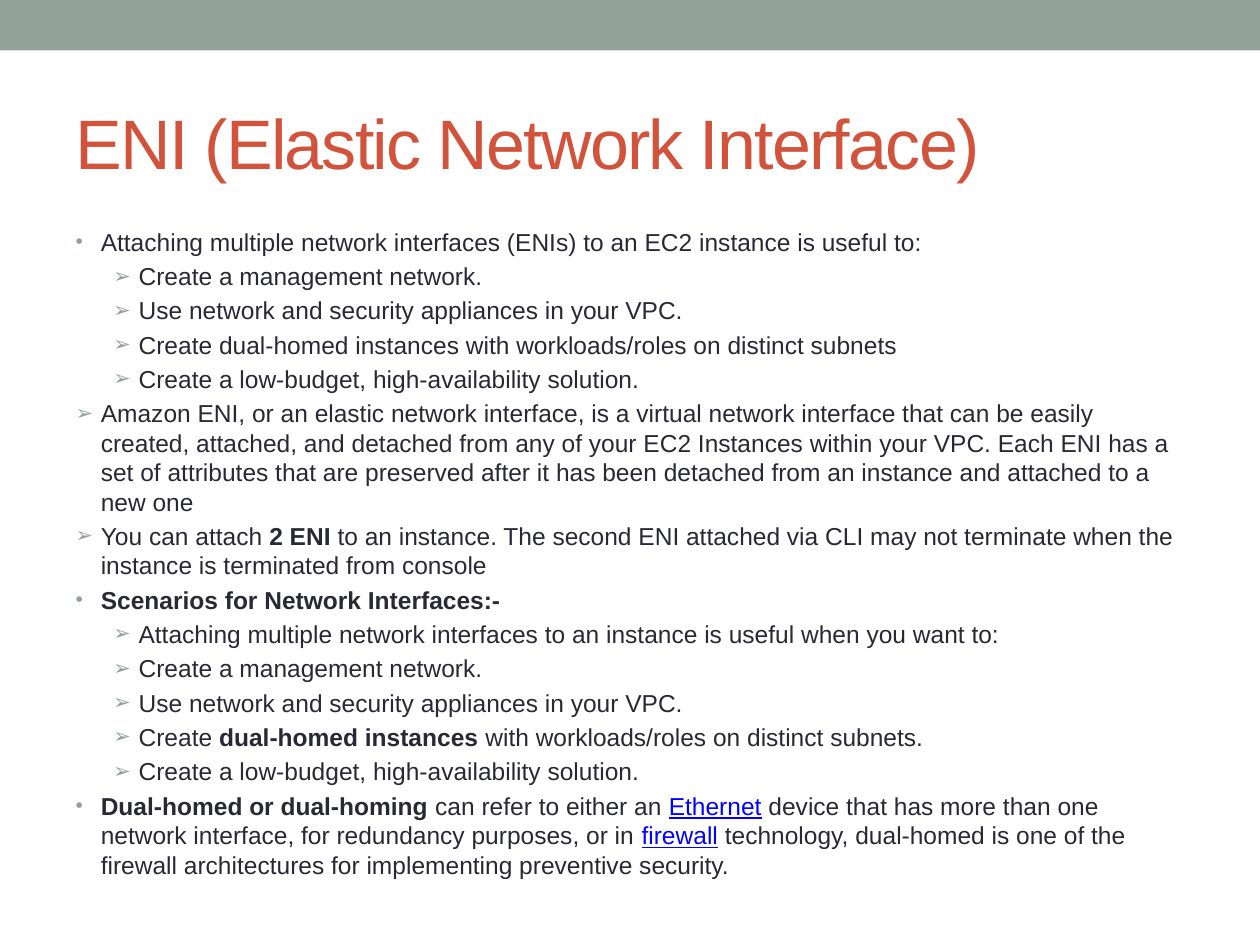
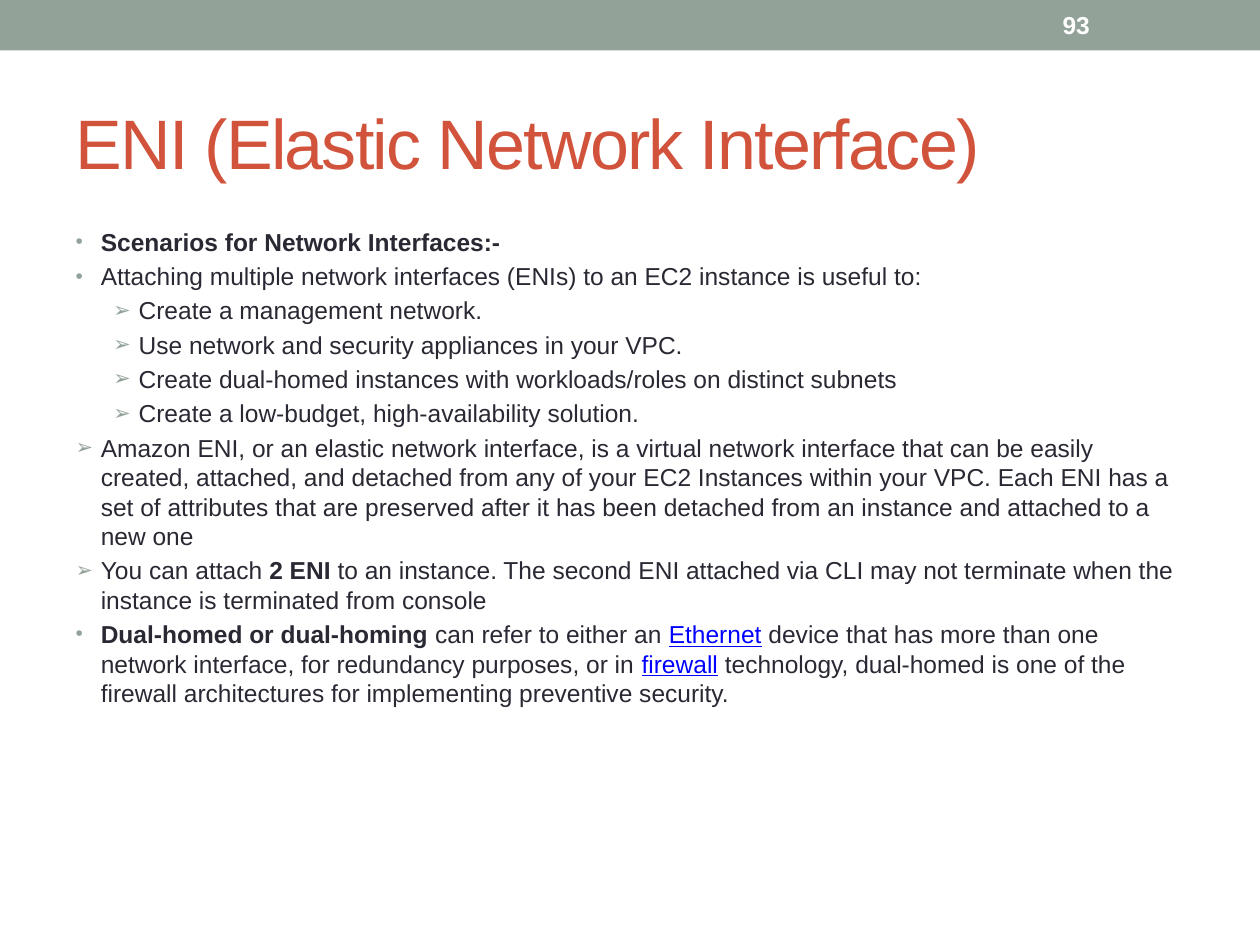
Before and after one commit to notionquest/ProjectDocumentation, a slide deck: slide 93 of AWS_Solution_Architect.pptx (slide 90 before the commit). Drawn at 1260x945 pixels with LibreOffice and Linux fonts; fonts in the diff are those of the drawing. Boxes give left, top, right and bottom in pixels: in the first picture for what was removed or moved away, otherwise in the second. Text is boxed around its words. In the diff, an @@ line names an element or a change of style, - is before the commit and + after.

```diff
--- a/AWS_Solution_Architect.pptx
+++ b/AWS_Solution_Architect.pptx
@@ page number added at (1063, 17, 1090, 34), 14 pt, text #FFFFFF, bold @@
+93
@@ text at (101, 233, 500, 252): paragraph added @@
+• Scenarios for Network Interfaces:-
@@ text at (101, 591, 999, 785): paragraphs removed @@
-• Scenarios for Network Interfaces:-
-  ➢ Attaching multiple network interfaces to an instance is useful when you want to:
-  ➢ Create a management network.
-  ➢ Use network and security appliances in your VPC.
-  ➢ Create dual-homed instances with workloads/roles on distinct subnets.
-  ➢ Create a low-budget, high-availability solution.
```
Also in this commit, not shown: 106 other slides changed, 4 slides added, 1 slide removed.
